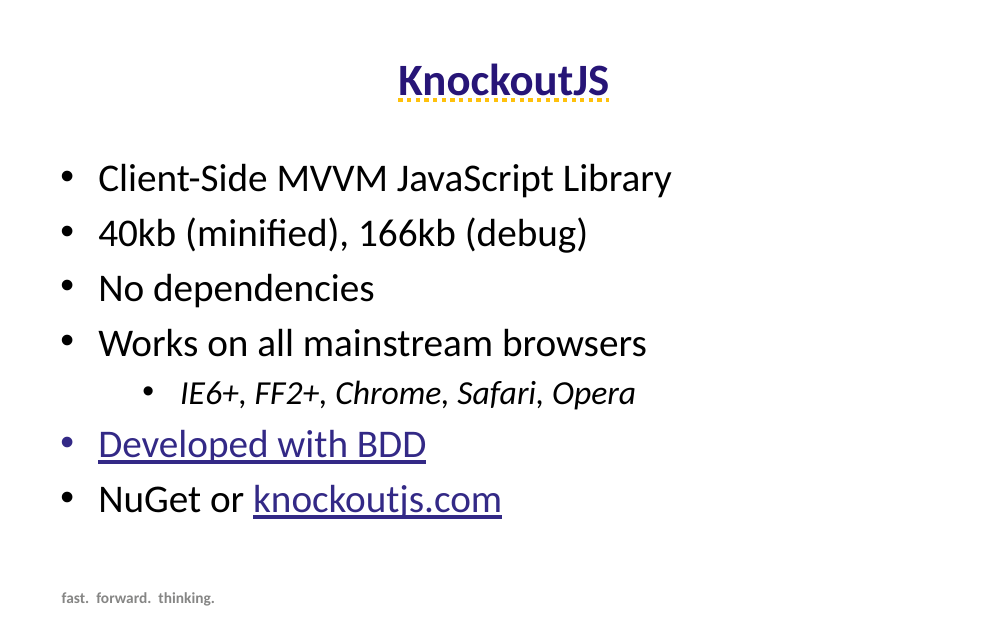
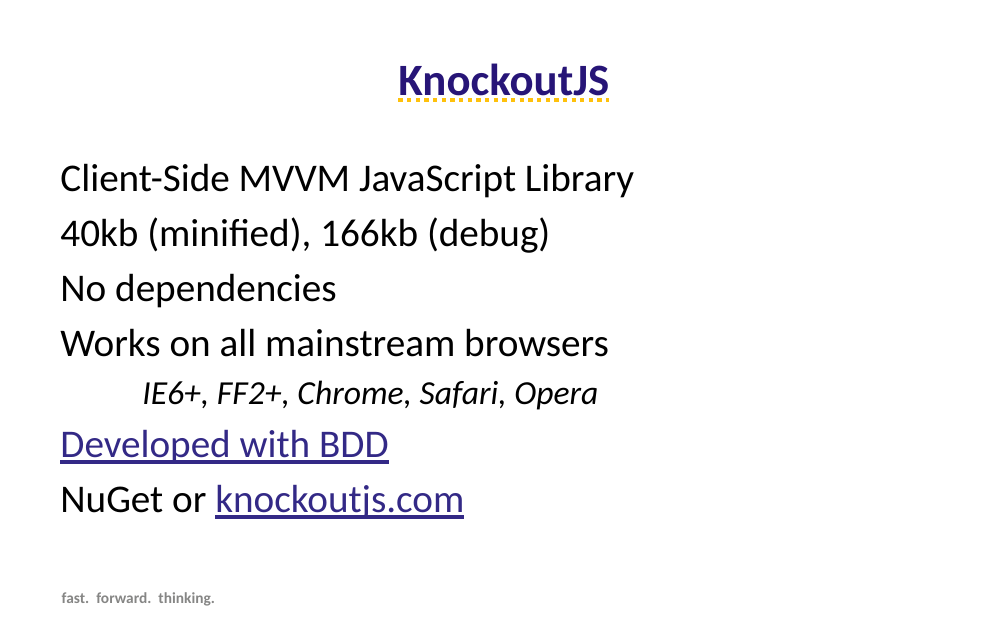
Before and after one commit to SteveDuitsman/MVVM_Examples, a slide deck: slide 3 of Forward Thinking KnockoutJS.pptx. Drawn at 1008x630 pixels with LibreOffice and Linux fonts; fonts in the diff are those of the drawing; background and template pictures are left out. Boxes give left, top, right and bottom in pixels: in the first picture for what was removed or moved away, otherwise in the second. Text is boxed around its words. In the diff, an @@ line names an element or a change of style, - is before the commit and + after.

Commit message:
Remove bullets, minor formatting

```diff
--- a/Forward Thinking KnockoutJS.pptx
+++ b/Forward Thinking KnockoutJS.pptx
@@ text "Client-Side MVVM JavaScript Library" at bbox=[60, 163, 634, 519]: bullet • to none @@
```
Also in this commit, not shown: 2 other slides changed.
